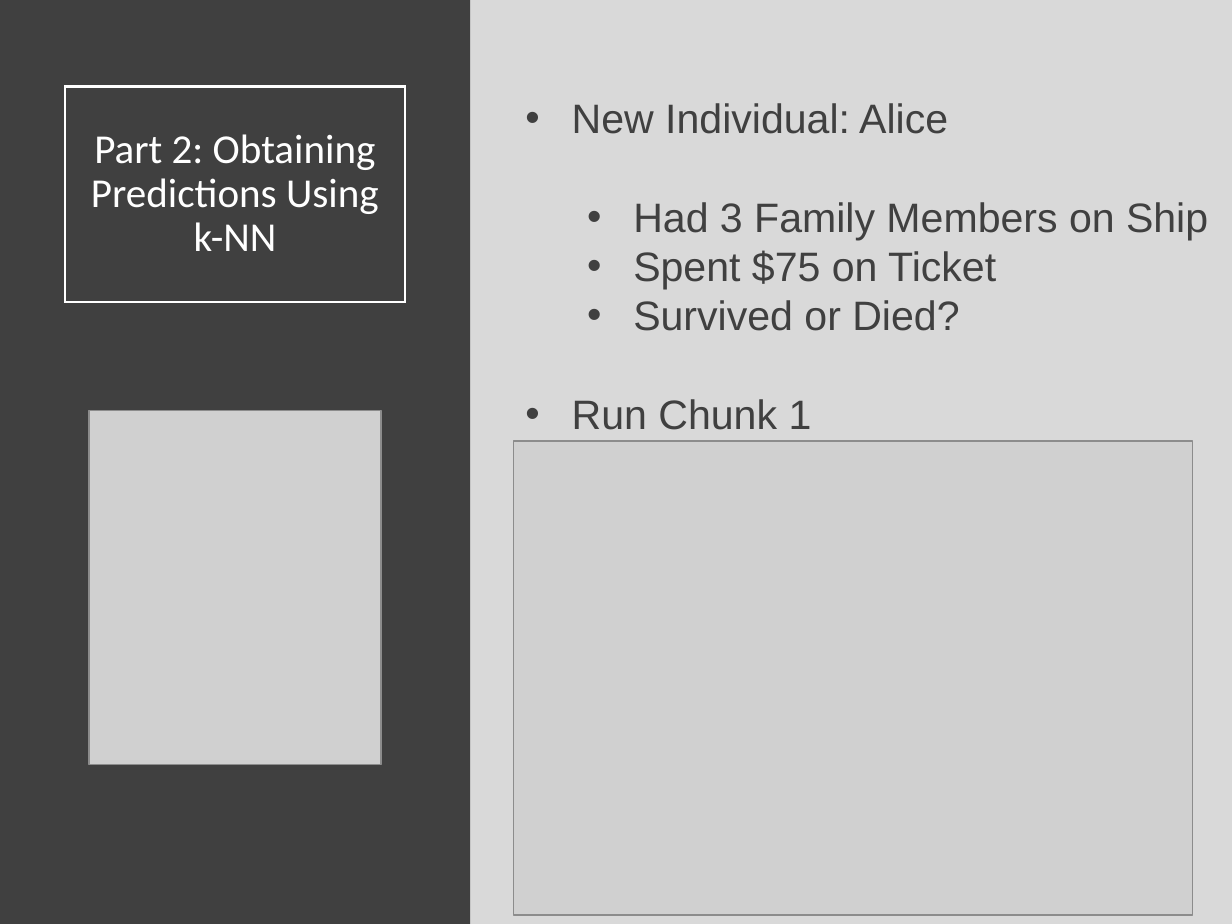
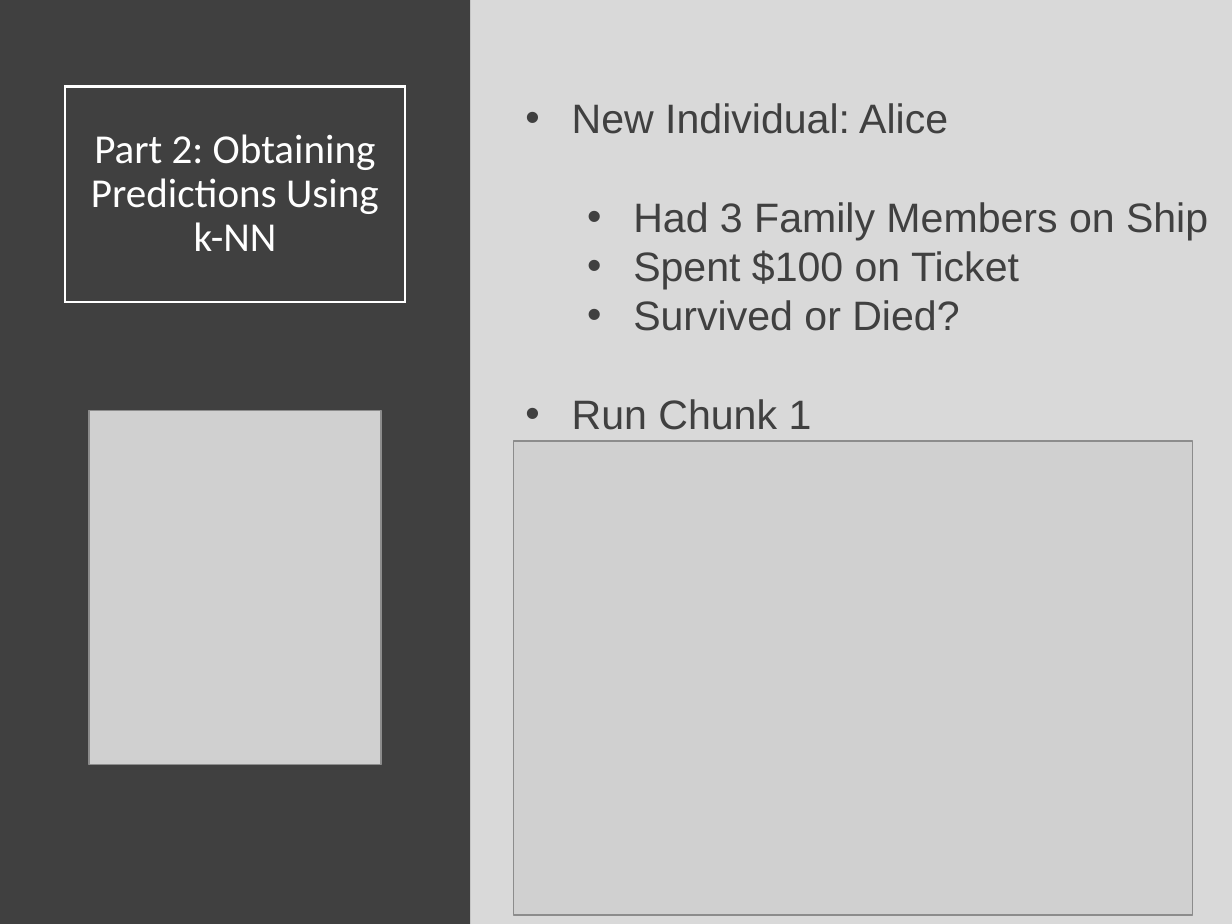
Before and after one commit to Yixf-Self/STOR320_WEBSITE, a slide deck: slide 11 of Lecture/Modeling 7/Modeling_7_Lecture.pptx. Drawn at 1232x924 pixels with LibreOffice and Linux fonts; fonts in the diff are those of the drawing; grey boxes stand for pictures. Boxes give left, top, right and bottom in pixels: in the first picture for what was removed or moved away, otherwise in the second. Text is boxed around its words. In the diff, an @@ line names an element or a change of style, - is before the commit and + after.

Commit message:
Lecture Commit

```diff
--- a/Lecture/Modeling 7/Modeling_7_Lecture.pptx
+++ b/Lecture/Modeling 7/Modeling_7_Lecture.pptx
@@ text at (x1=633, y1=250, x2=1019, y2=289): text changed @@
-  • Spent $75 on Ticket
+  • Spent $100 on Ticket
```
Also in this commit, not shown: 1 other file.
